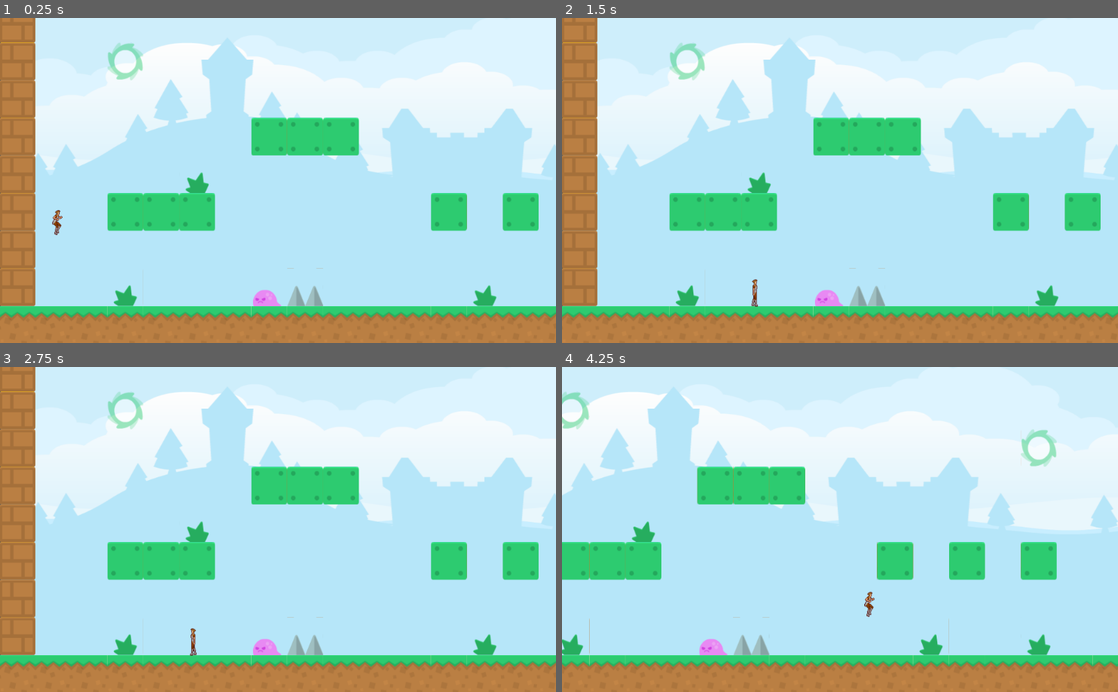
Above: before the commit, frames 1-4 (two rows, left to right).
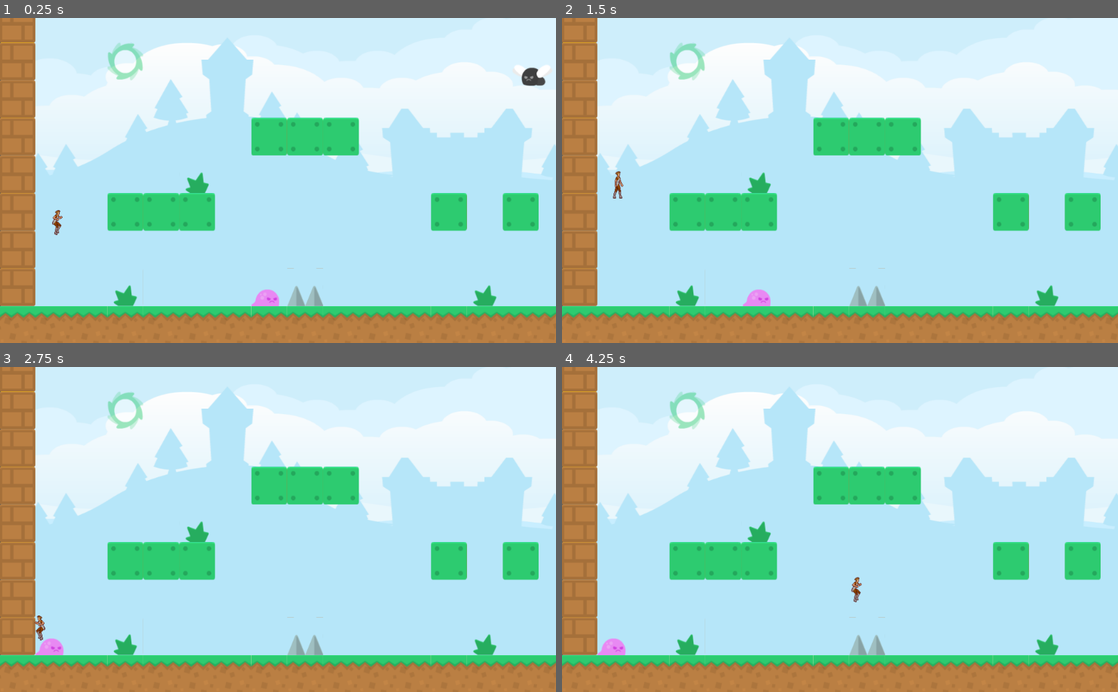
Above: after the commit, the same moments.

Repository: gabgabgab21/04-2D-Platformer
Game: Godot game, scene res://Levels/Level1.tscn
Two runs of this game, one before a commit and one after it. Both use one fixed random seed, a clock stepped at 60 frames per second and the inputs below.
Inputs:
- Up to frame 1 (0.25 s): no input
- Up to frame 2 (1.5 s): hold D (right) from 0.53 s (still down); tap W (jump) at 0.77 s
- Up to frame 3 (2.75 s): tap W (jump) at 1.52 s; release D (right) at 2.03 s; hold A (left) from 2.03 s (still down)
- Up to frame 4 (4.25 s): release A (left) at 2.78 s; hold D (right) from 2.78 s (still down); tap W (jump) at 3.02, 3.77 s

The runs differ from the first frame. In frame 1, 0.4% of the frame differs, in the area x 45-99%, y 14-89%; in frame 2, 0.5%; in frame 3, 0.5%; in frame 4, 33%, in the area x 0-100%, y 0-93%.
Error after the commit: Invalid get index 'global_position' (on base: 'previously freed instance'). (res://Enemy/Enemy_Flying.gd:12)

Commit message:
completes excercise

Diff:
--- /dev/null
+++ b/Enemy/Enemy_Flying.gd
@@ -0,0 +1,18 @@
+extends KinematicBody2D
+
+var player = null
+onready var ray = $RayCast2D
+export var speed = 250
+export var looking_speed = 100
+
+func _physics_process(_delta):
+	if player == null:
+		player = get_node_or_null("/root/Game/Player_Container/Player")
+	else:
+		ray.cast_to = ray.to_local(player.global_position)
+		var c = ray.get_collider()
+		if c:
+			var velocity = ray.cast_to.normalized()*looking_speed
+			if c.name == "Player":
+				velocity = ray.cast_to.normalized()*speed
+			move_and_slide(velocity, Vector2(0,0))
--- a/Enemy/Enemy_Ground.gd
+++ b/Enemy/Enemy_Ground.gd
@@ -1,6 +1,23 @@
 extends KinematicBody2D
 
-export var speed = 100
+export var speed = 2
+export var damage = 10
+var direction = 1
+var velocity = Vector2.ZERO
 
-func _ready():
-	pass
+func _physics_process(_delta):
+	if direction < 0 and !$Sprite.flip_h:
+		$Sprite.flip_h = true
+	if direction > 0 and $Sprite.flip_h:
+		$Sprite.flip_h = false
+	velocity.x += direction * speed
+	move_and_slide(velocity, Vector2.UP)
+
+
+
+func _on_Area2D_body_entered(body):
+	if velocity.x != 0 and (body.name == "Platform" or body.name == "Ground"):
+		velocity.x = 0
+		direction *= -1
+	if body.name == "Player":
+		body.do_damage(damage)
--- /dev/null
+++ b/Enemy_Ground.tscn
@@ -0,0 +1,31 @@
+[gd_scene load_steps=4 format=2]
+
+[ext_resource path="res://Enemy/Enemy_Ground.gd" type="Script" id=1]
+[ext_resource path="res://Assets/slimeWalk1.png" type="Texture" id=2]
+
+[sub_resource type="CircleShape2D" id=21]
+radius = 30.9839
+
+[node name="Enemy_Ground" type="KinematicBody2D"]
+collision_layer = 6
+collision_mask = 6
+script = ExtResource( 1 )
+
+[node name="Sprite" type="Sprite" parent="."]
+position = Vector2( 476.5, 498.547 )
+texture = ExtResource( 2 )
+flip_h = true
+
+[node name="CollisionPolygon2D" type="CollisionPolygon2D" parent="."]
+position = Vector2( 476.5, 498.547 )
+polygon = PoolVector2Array( 11, -12.8, 20, -3.8, 20, -1, 21.5, 5, 22.6, 5, 25, 6.6, 25, 14, -25, 14, -25, -6, -17, -13.8, 11, -14 )
+
+[node name="Area2D" type="Area2D" parent="."]
+collision_layer = 4
+collision_mask = 3
+
+[node name="CollisionShape2D" type="CollisionShape2D" parent="Area2D"]
+position = Vector2( 476.499, 497.627 )
+shape = SubResource( 21 )
+
+[connection signal="body_entered" from="Area2D" to="." method="_on_Area2D_body_entered"]
--- a/Levels/Level1.tscn
+++ b/Levels/Level1.tscn
@@ -1,12 +1,13 @@
-[gd_scene load_steps=27 format=2]
+[gd_scene load_steps=29 format=2]
 
 [ext_resource path="res://Assets/tiles.png" type="Texture" id=1]
 [ext_resource path="res://Assets/platformPack_tilesheet.png" type="Texture" id=2]
 [ext_resource path="res://Camera.gd" type="Script" id=3]
 [ext_resource path="res://Assets/backgroundCastles.png" type="Texture" id=4]
-[ext_resource path="res://Assets/slimeWalk1.png" type="Texture" id=5]
+[ext_resource path="res://Enemy_Ground.tscn" type="PackedScene" id=5]
 [ext_resource path="res://Player/Player_Container.gd" type="Script" id=6]
-[ext_resource path="res://Enemy/Enemy_Ground.gd" type="Script" id=7]
+[ext_resource path="res://Enemy/Enemy_Flying.gd" type="Script" id=7]
+[ext_resource path="res://Assets/flyFly1.png" type="Texture" id=8]
 
 [sub_resource type="OccluderPolygon2D" id=17]
 polygon = PoolVector2Array( 0, 0, 64, 0, 64, 64, 0, 64 )
@@ -222,6 +223,9 @@
 } ]
 6/z_index = 0
 
+[sub_resource type="CircleShape2D" id=21]
+radius = 40.6361
+
 [sub_resource type="OccluderPolygon2D" id=20]
 polygon = PoolVector2Array( 0, 0, 64, 0, 64, 64, 0, 64 )
 
@@ -288,16 +292,27 @@
 
 [node name="Enemy_Container" type="Node2D" parent="."]
 
-[node name="Enemy_Ground" type="KinematicBody2D" parent="Enemy_Container"]
+[node name="Enemy_Ground" parent="Enemy_Container" instance=ExtResource( 5 )]
+
+[node name="Enemy_Flying" type="KinematicBody2D" parent="Enemy_Container"]
 script = ExtResource( 7 )
 
-[node name="Sprite" type="Sprite" parent="Enemy_Container/Enemy_Ground"]
-position = Vector2( 476.5, 498.547 )
-texture = ExtResource( 5 )
-
-[node name="CollisionPolygon2D" type="CollisionPolygon2D" parent="Enemy_Container/Enemy_Ground"]
-position = Vector2( 476.5, 498.547 )
-polygon = PoolVector2Array( 11, -12.8, 20, -3.8, 20, -1, 21.5, 5, 22.6, 5, 25, 6.6, 25, 14, -25, 14, -25, -6, -17, -13.8, 11, -14 )
+[node name="Sprite" type="Sprite" parent="Enemy_Container/Enemy_Flying"]
+position = Vector2( 933.667, 71.8795 )
+texture = ExtResource( 8 )
+
+[node name="CollisionPolygon2D" type="CollisionPolygon2D" parent="Enemy_Container/Enemy_Flying"]
+position = Vector2( 933.667, 71.8795 )
+polygon = PoolVector2Array( 36, -15.2, 36, -2, 24.2, 5, 27.9, 15, 25.1, 15, 23.3, 18, -19, 18, -19, 17.4, -23.4, 6, -25.6, 6, -36, -0.6, -36, -15.8, -34, -17.8, -16, -18, -11.5, -14.1, -7.7, -17, 7, -17, 7, -15.4, 9.7, -14.5, 13.9, -18, 34, -18 )
+
+[node name="RayCast2D" type="RayCast2D" parent="Enemy_Container/Enemy_Flying"]
+enabled = true
+
+[node name="Area2D" type="Area2D" parent="Enemy_Container/Enemy_Flying"]
+
+[node name="CollisionShape2D" type="CollisionShape2D" parent="Enemy_Container/Enemy_Flying/Area2D"]
+position = Vector2( 933.667, 66.3503 )
+shape = SubResource( 21 )
 
 [node name="Coin_Container" type="Node2D" parent="."]
 
--- a/Player/Player.gd
+++ b/Player/Player.gd
@@ -80,5 +80,8 @@
 	$Wall/Left.enabled = is_enabled
 	$Wall/Right.enabled = is_enabled
 
+func do_damage(d):
+	queue_free()
+
 func die():
 	queue_free()
Not shown, changed: .DS_Store
